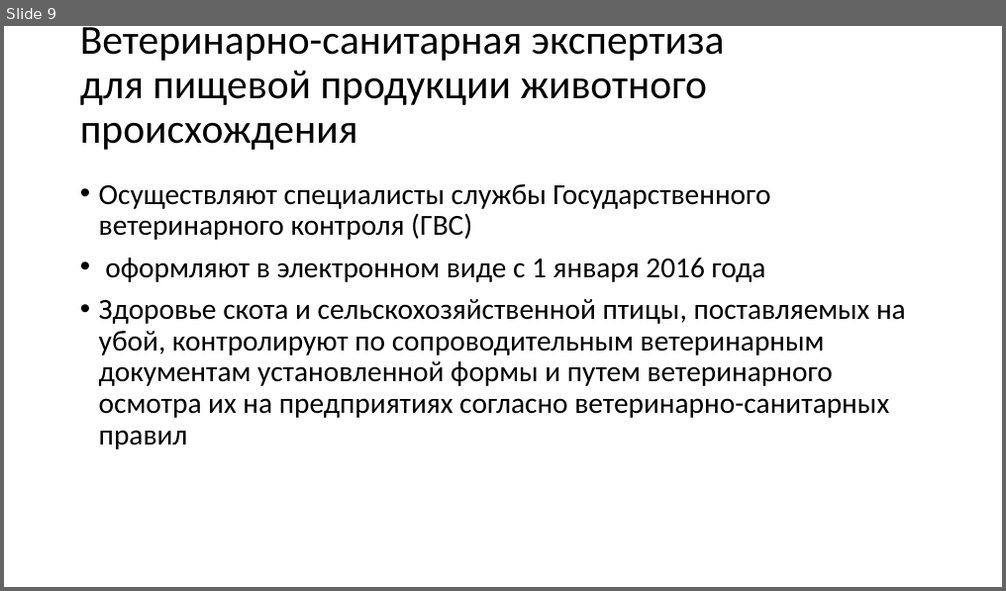
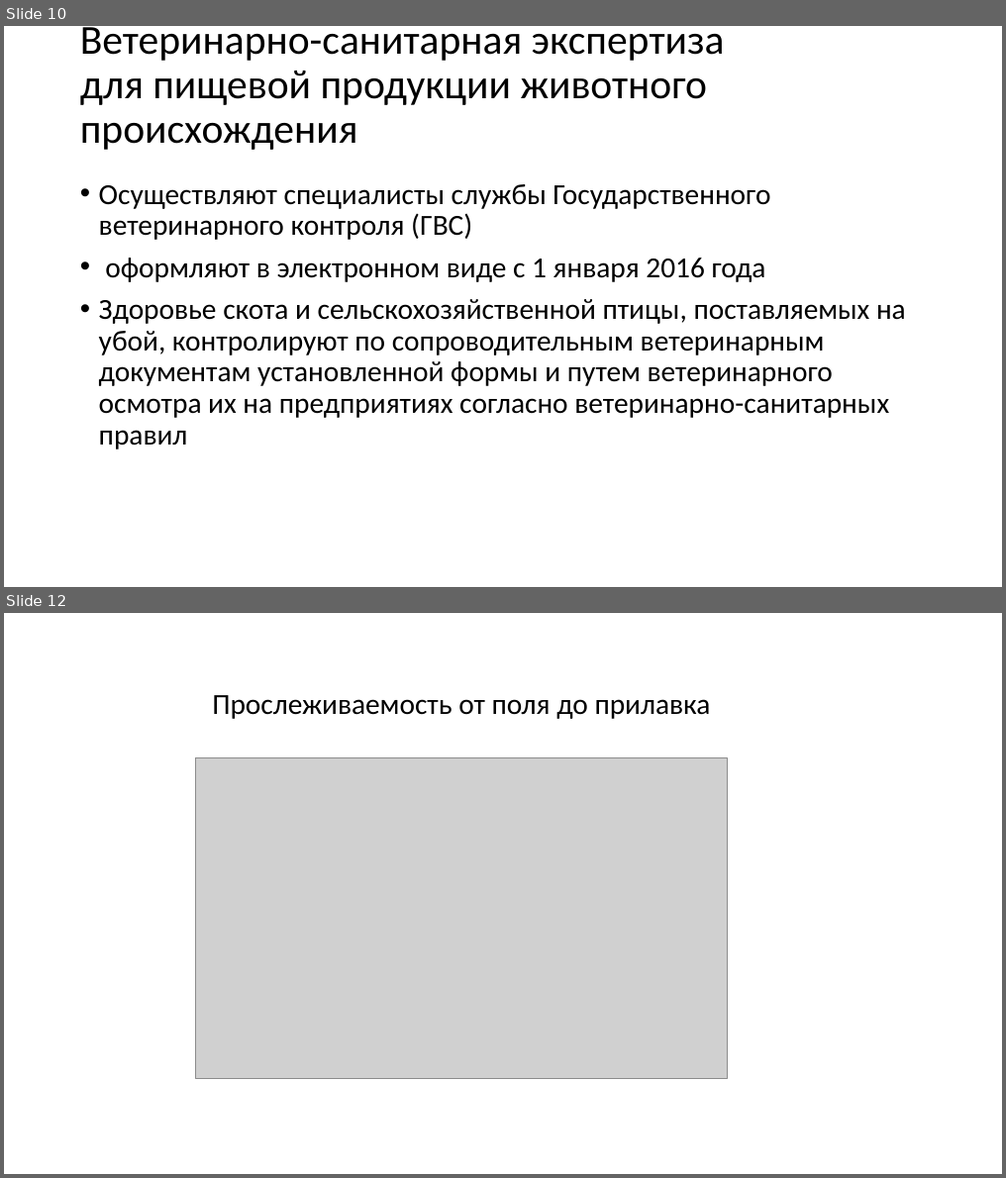
Before and after one commit to im7mortal/disser, a slide deck: Презентация.pptx. Shown one above the other, each under a label of ours: slide 9 before the commit, slides 10 and 12 after it; the slides between them are not shown. The pictures are 1006x591 and 1006x1178 pixels, drawn with LibreOffice and Linux fonts; fonts in the diff are those of the drawing; grey boxes stand for pictures. Boxes give left, top, right and bottom in pixels: in the first picture for what was removed or moved away, otherwise in the second. Text is boxed around its words. In the diff, an @@ line names an element or a change of style, - is before the commit and + after.

```diff
--- a/Презентация.pptx
+++ b/Презентация.pptx
@@ slide 12 added at [4,613,1002,1174], background #FFFFFF @@
@@ title added at [212,695,711,719], 28 pt, text #000000 @@
+Прослеживаемость от поля до прилавка
@@ picture added at [196,759,728,1078] @@
@@ what was slide 9 is now slide 10 @@
```
Also in this commit, not shown: 3 other slides added, 3 other files.
